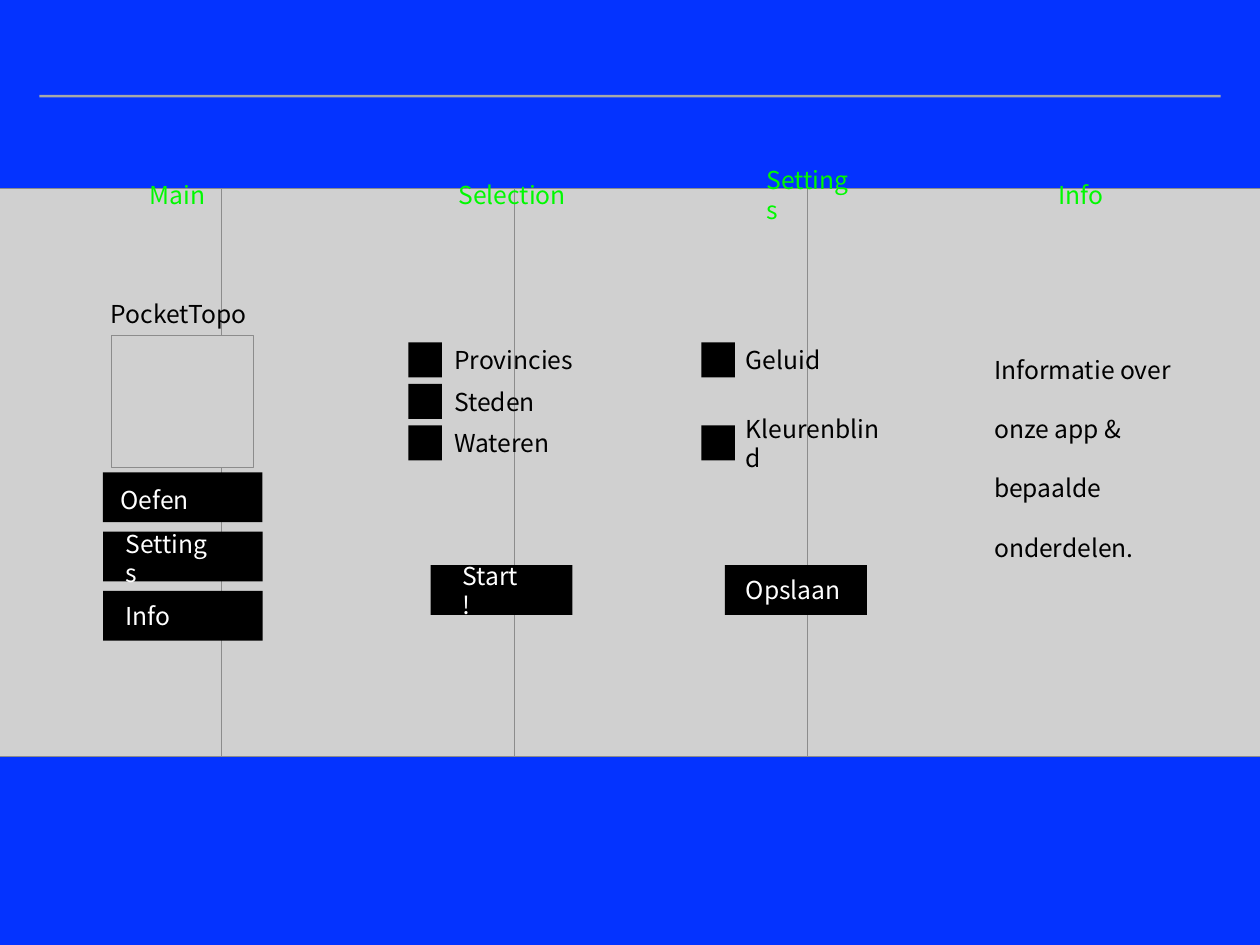
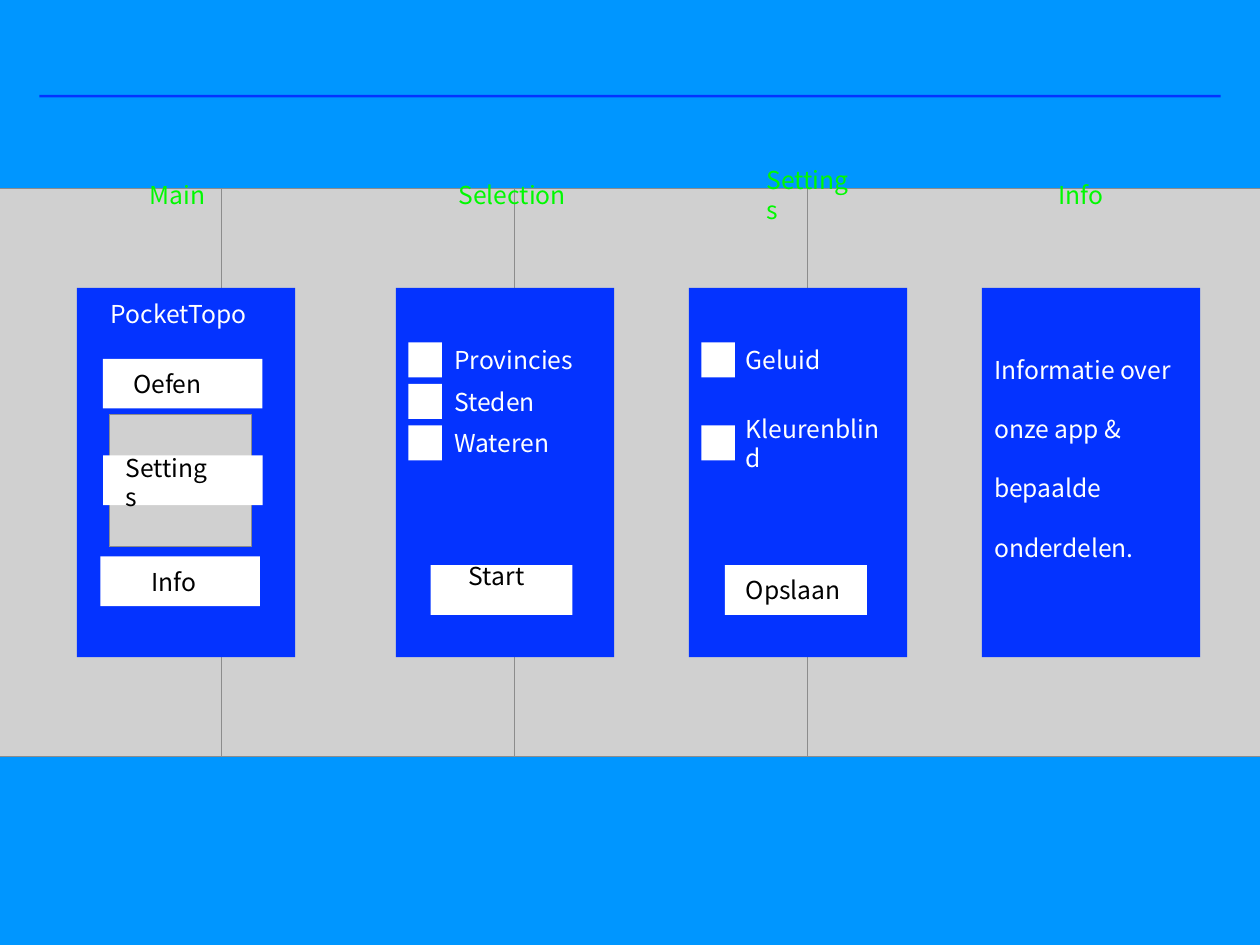
Before and after one commit to Agarwaemben/UUIntroProject, a slide deck: slide 4 of Drive/Eindpresentatie/eindpresentatie1.pptx. Drawn at 1260x945 pixels with LibreOffice and Linux fonts; fonts in the diff are those of the drawing; grey boxes stand for pictures; background and template pictures are left out. Boxes give left, top, right and bottom in pixels: in the first picture for what was removed or moved away, otherwise in the second. Text is boxed around its words. In the diff, an @@ line names an element or a change of style, - is before the commit and + after.

```diff
--- a/Drive/Eindpresentatie/eindpresentatie1.pptx
+++ b/Drive/Eindpresentatie/eindpresentatie1.pptx
@@ background #0433FF to #0096FF @@
@@ line (39, 97) - (1221, 97): stroke #A6AAA9 2 pt to #0433FF 2 pt @@
@@ rectangle added at box(77, 288, 295, 657), fill #0433FF @@
@@ rectangle added at box(396, 288, 614, 657), fill #0433FF @@
@@ rectangle added at box(689, 288, 907, 657), fill #0433FF @@
@@ rectangle added at box(982, 288, 1200, 657), fill #0433FF @@
@@ rectangle added at box(103, 359, 262, 408), fill #FFFFFF @@
@@ text colour #000000 to #FFFFFF in 7 elements at box(111, 303, 247, 329), box(454, 350, 573, 370), box(454, 391, 535, 412), box(454, 434, 549, 453), box(746, 349, 821, 370), box(741, 425, 899, 460), box(994, 359, 1171, 558) @@
@@ text colour #FFFFFF to #000000 in 4 elements at box(746, 579, 841, 605), box(152, 571, 197, 592), box(121, 464, 222, 499), box(133, 373, 201, 394) @@
@@ text "Oefen": place and size @@
-text "Oefen" at box(121, 489, 189, 510)
+text "Oefen" at box(133, 373, 201, 394)
@@ picture: place and size @@
-picture at box(112, 335, 253, 468)
+picture at box(109, 415, 251, 548)
@@ rectangle: place and size @@
-rectangle at box(103, 472, 262, 522)
+rectangle at box(103, 455, 262, 505)
@@ text "Settings": place and size @@
-text "Settings" at box(121, 541, 222, 575)
+text "Settings" at box(121, 464, 222, 499)
@@ fill #000000 to #FFFFFF in 9 elements at box(408, 343, 442, 377), box(408, 384, 442, 418), box(408, 425, 442, 460), box(702, 425, 735, 460), box(702, 343, 735, 377), box(431, 565, 572, 615), box(725, 565, 867, 615), box(103, 455, 262, 505), box(100, 556, 260, 606) @@
@@ rectangle: place and size @@
-rectangle at box(103, 532, 262, 581)
+rectangle at box(100, 556, 260, 606)
@@ text "Info": place and size @@
-text "Info" at box(126, 605, 171, 626)
+text "Info" at box(152, 571, 197, 592)
@@ text "Start!" at box(469, 559, 524, 586): text colour #FFFFFF to #000000 in "Start!" @@
@@ rectangle removed at box(103, 591, 262, 641) @@
```
Also in this commit, not shown: 7 other slides changed.
